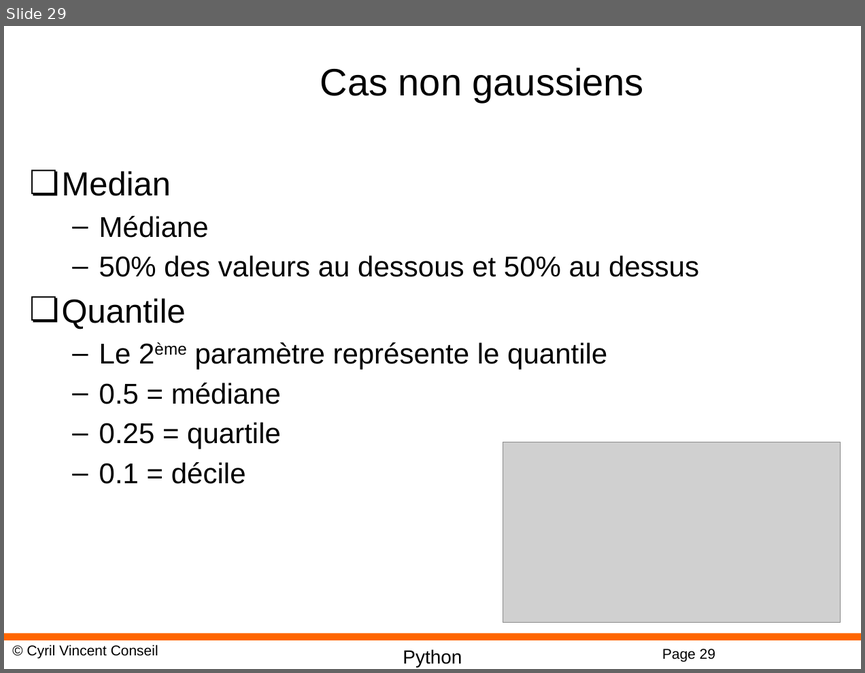
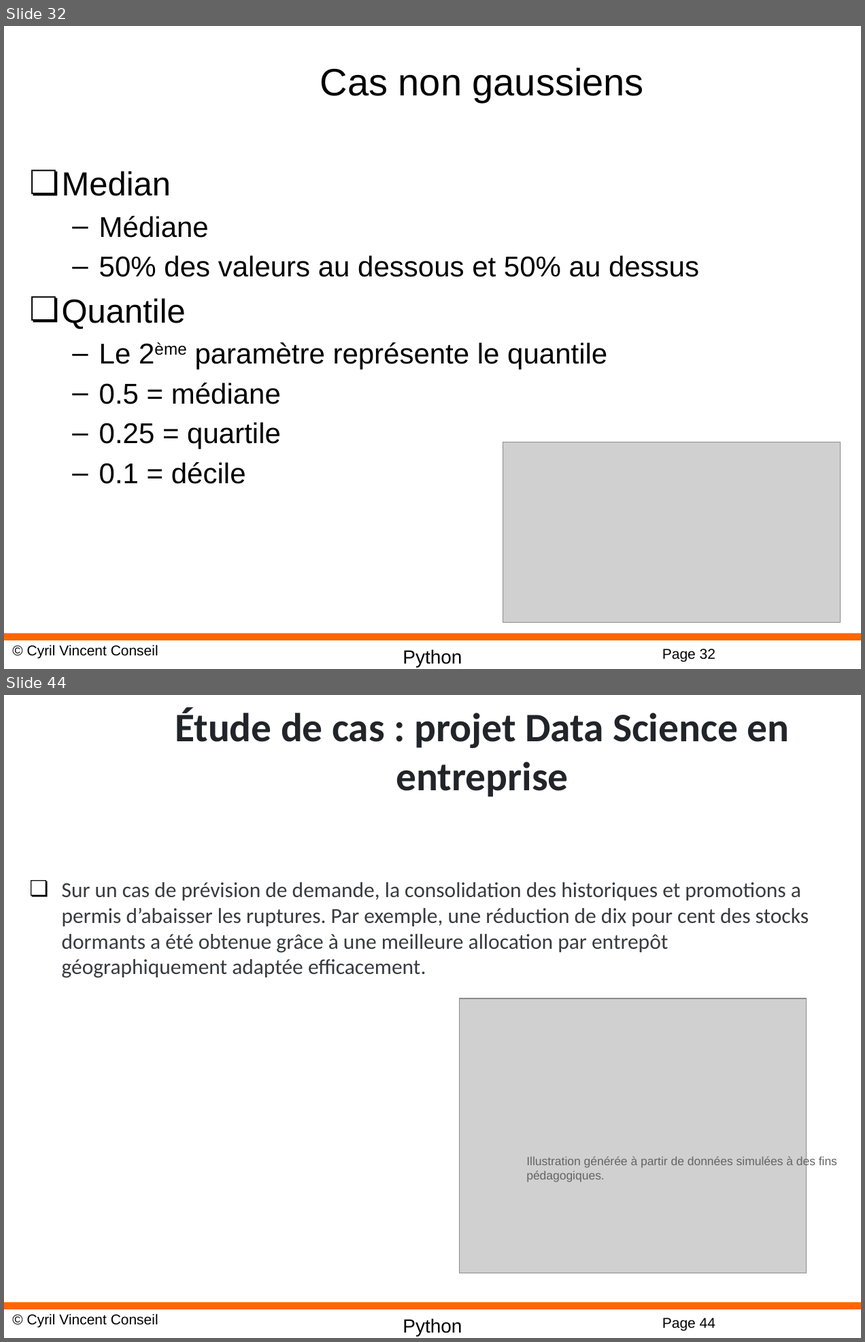
Before and after one commit to cyrilvincent/AI, a slide deck: AI02-DataScience.pptx. Shown one above the other, each under a label of ours: slide 29 before the commit, slides 32 and 44 after it; the slides between them are not shown. The pictures are 865x673 and 865x1342 pixels, drawn with LibreOffice and Linux fonts; fonts in the diff are those of the drawing; grey boxes stand for pictures; background and template pictures are left out. Boxes give left, top, right and bottom in pixels: in the first picture for what was removed or moved away, otherwise in the second. Text is boxed around its words. In the diff, an @@ line names an element or a change of style, - is before the commit and + after.

```diff
--- a/AI02-DataScience.pptx
+++ b/AI02-DataScience.pptx
@@ slide 44 added at [4, 695, 861, 1338], background #FFFFFF; not listed: 4 template elements that a slide beside it also shows @@
@@ title added at [175, 708, 789, 797], 34 pt, text #212529, bold @@
+Étude de cas : projet Data Science en entreprise
@@ text added at [62, 882, 808, 978], 18 pt, text #373B3F @@
+❏ Sur un cas de prévision de demande, la consolidation des historiques et promotions a permis d’abaisser les ruptures. Par exemple, une réduction de dix pour cent des stocks dormants a été obtenue grâce à une meilleure allocation par entrepôt géographiquement adaptée efficacement.
@@ picture added at [459, 998, 806, 1272] @@
@@ text added at [526, 1156, 837, 1182], 10 pt, text #646464 @@
+Illustration générée à partir de données simulées à des fins pédagogiques.
@@ what was slide 29 is now slide 32 @@
@@ page number at [662, 648, 715, 661]: text changed @@
-Page 29
+Page 32
```
Also in this commit, not shown: 1 slide changed, 15 other slides added, 23 other files.
